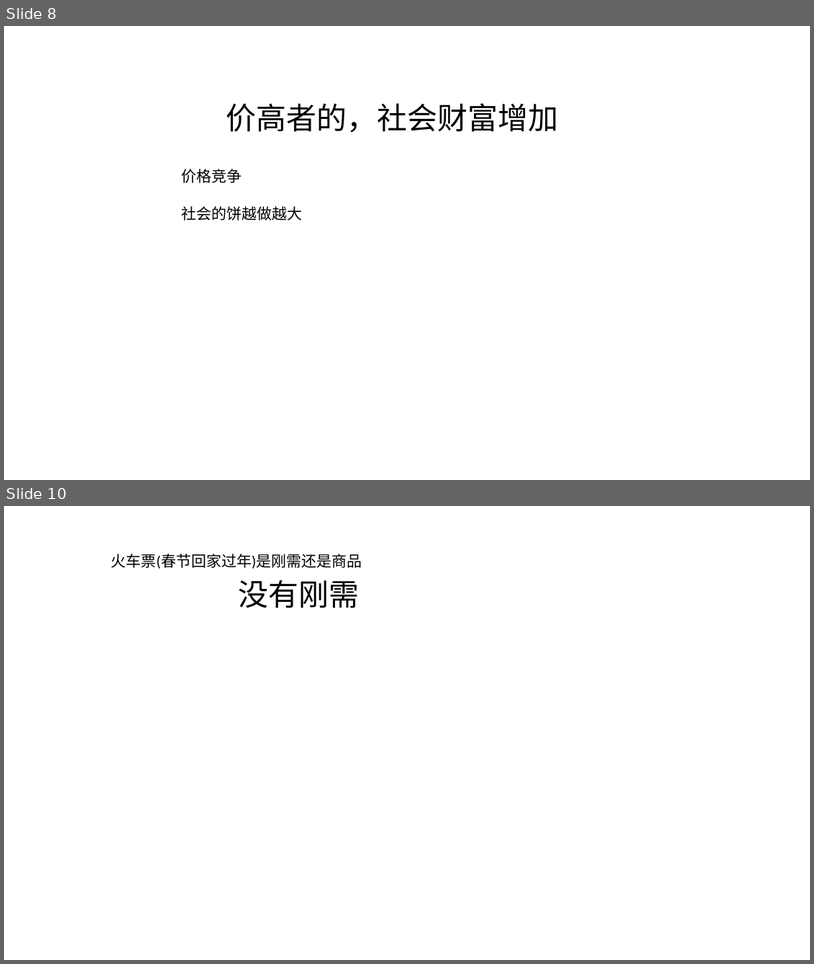
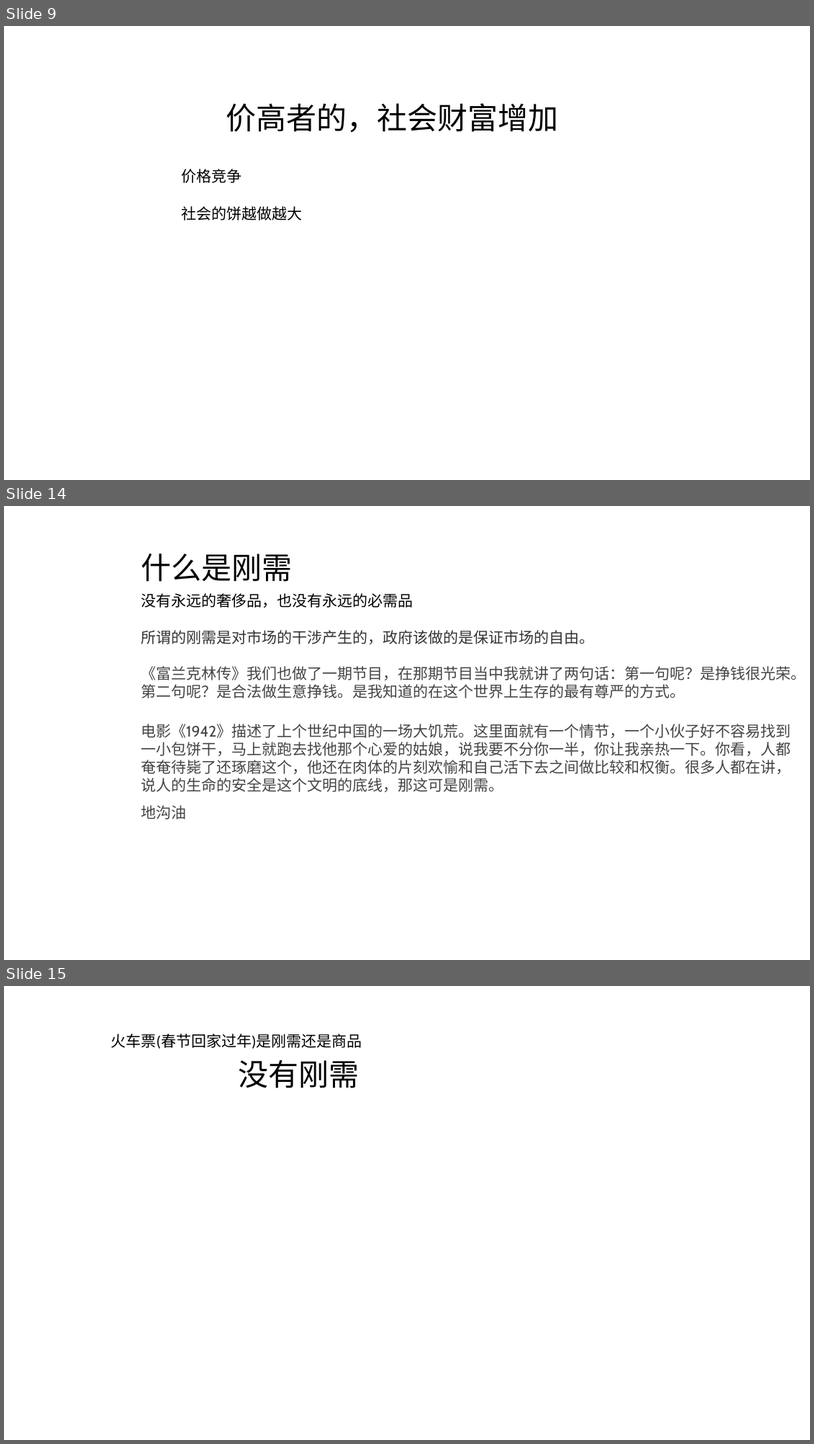
Before and after one commit to FredJiangFei/MyDocuments, a slide deck: 火车票/火车票.pptx. Shown one above the other, each under a label of ours: slides 8 and 10 before the commit, slides 9, 14 and 15 after it; the slides between them are not shown. The pictures are 814x964 and 814x1444 pixels, drawn with LibreOffice and Linux fonts; fonts in the diff are those of the drawing. Boxes give left, top, right and bottom in pixels: in the first picture for what was removed or moved away, otherwise in the second. Text is boxed around its words. In the diff, an @@ line names an element or a change of style, - is before the commit and + after.

```diff
--- a/火车票/火车票.pptx
+++ b/火车票/火车票.pptx
@@ slide 14 added at bbox=[4, 506, 810, 960], background #FFFFFF @@
@@ text added at bbox=[141, 554, 292, 582], 36 pt, text #000000 @@
+什么是刚需
@@ text added at bbox=[141, 593, 413, 608], 18 pt, text #000000 @@
+没有永远的奢侈品，也没有永远的必需品
@@ text added at bbox=[141, 630, 594, 644], 18 pt, text #333333 @@
+所谓的刚需是对市场的干涉产生的，政府该做的是保证市场的自由。
@@ text added at bbox=[141, 666, 806, 698], 18 pt, text #444444 @@
+《富兰克林传》我们也做了一期节目，在那期节目当中我就讲了两句话：第一句呢？是挣钱很光荣。第二句呢？是合法做生意挣钱。是我知道的在这个世界上生存的最有尊严的方式。
@@ text added at bbox=[141, 723, 791, 792], 18 pt, text #444444 @@
+电影《1942》描述了上个世纪中国的一场大饥荒。这里面就有一个情节，一个小伙子好不容易找到一小包饼干，马上就跑去找他那个心爱的姑娘，说我要不分你一半，你让我亲热一下。你看，人都奄奄待毙了还琢磨这个，他还在肉体的片刻欢愉和自己活下去之间做比较和权衡。很多人都在讲，说人的生命的安全是这个文明的底线，那这可是刚需。
@@ text added at bbox=[141, 805, 186, 819], 18 pt, text #444444 @@
+地沟油
@@ what was slide 8 is now slide 9 @@
@@ what was slide 10 is now slide 15 @@
```
Also in this commit, not shown: 4 slides changed, 7 other slides added, 1 slide removed, 2 other files.
